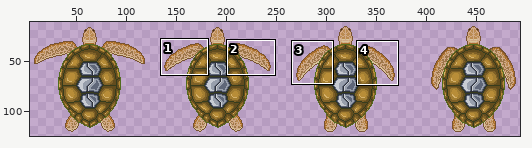
File history of a sprite sheet, Characters/Turtle/turtle-Sheet.png. Above, an overview of the earlier version with the close-up marked.
Close-up. First the earlier version:
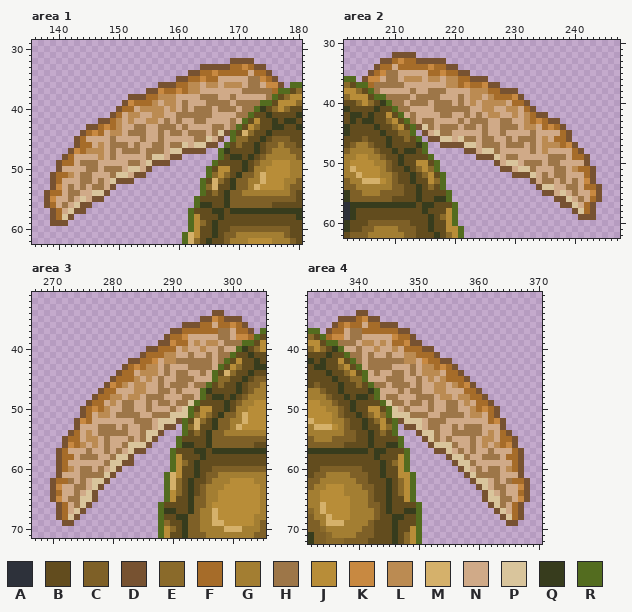
The file is 512x128 pixels. Colours within 5 levels of each other are drawn and written as one. Shown: area 1: x 136..180, y 29..62; area 2: x 202..247, y 30..62; area 3: x 267..305, y 31..71; area 4: x 332..370, y 31..72. The wide view leaves out empty margins. The commit also changed other parts of the picture, which this record leaves out.
Palette (. is transparent): A #2d313a  B #624c1e  C #7e6027  D #775231  E #8a6a2a  F #a66c29  G #a37e32  H #9d7648  J #b88d38  K #c88941  L #bb8b52  M #d5b16b  N #d0aa88  P #d9c59c  Q #373c1d  R #536c1f
Once edited:
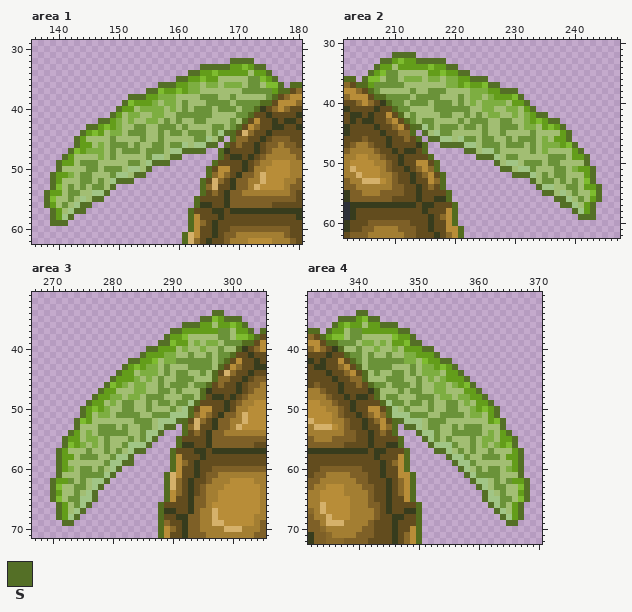
Colours new in this view: S #546f26
From old to new:
colour F: #a66c29 -> #639d1a
colour H: #9d7648 -> #6a9239
colour K: #c88941 -> #7ebc2f
colour L: #bb8b52 -> #7dae41
colour N: #d0aa88 -> #a2be73
colour P: #d9c59c -> #a1c586
Changed rows in their new state; - is a pixel that keeps its letter.
Area 1:
first column x 138:
32 -------------------------------SSSS-----
33 --------------------------SSSSS----SS---
34 ------------------------SS-----------S--
35 ----------------------SS--------------S-
36 -------------------SSS-----------------S
37 -----------------SS---------------------
38 --------------SSS-----------------------
39 -------------S--------------------------
40 ------------S---------------------------
41 -----------S----------------------------
42 ---------SS-----------------------------
43 -------SS-------------------------------
44 ------S-----------------------S---------
45 -----S-----------------------S----------
46 -----S---------------------SS-----------
47 ----S------------------SSSS-------------
48 ---S-----------------SS-----------------
49 --S---------------SSS-------------------
50 --S--------------S----------------------
51 -S-------------SS-----------------------
52 -S----------SSS-------------------------
53 -S---------S----------------------------
54 S---------S-----------------------------
55 S-------SS------------------------------
56 S-----SS--------------------------------
57 -S---SS---------------------------------
58 -S--S-----------------------------------
59 -SSS------------------------------------
Area 2:
first column x 205:
32 -----SSSS-------------------------------
33 ---SS----SSSSS--------------------------
34 --S-----------SS------------------------
35 -S--------------SS----------------------
36 S-----------------SSS-------------------
37 ---------------------SS-----------------
38 -----------------------SSS--------------
39 --------------------------S-------------
40 ---------------------------S------------
41 ----------------------------S-----------
42 -----------------------------SS---------
43 -------------------------------SS-------
44 ---------S-----------------------S------
45 ----------S-----------------------S-----
46 -----------SS---------------------S-----
47 -------------SSSS------------------S----
48 -----------------SS-----------------S---
49 -------------------SSS---------------S--
50 ----------------------S--------------S--
51 -----------------------SS-------------S-
52 -------------------------SSS----------S-
53 ----------------------------S---------S-
54 -----------------------------S---------S
55 ------------------------------SS-------S
56 --------------------------------SS-----S
57 ---------------------------------SS---S-
58 -----------------------------------S--S-
59 ------------------------------------SSS-
Area 3:
first column x 270:
34 ---------------------------SS-----
35 -------------------------SS--SSS--
36 ----------------------SSS-------S-
37 --------------------SS-----------S
38 -------------------S--------------
39 ------------------SS--------------
40 ----------------SS----------------
41 ---------------S------------------
42 -------------SS-------------------
43 ------------S---------------------
44 -----------S----------------------
45 ----------S-----------------------
46 ---------S------------------------
47 --------S-------------------------
48 -------S--------------------------
49 ------S---------------------------
50 -----S----------------------------
51 -----S----------------------------
52 ----S----------------S------------
53 ----S--------------SS-------------
54 ---S--------------S---------------
55 --S--------------S----------------
56 --S-------------S-----------------
57 -S------------SS------------------
58 -S-----------S--------------------
59 -S----------SS--------------------
60 -S---------S----------------------
61 -S--------S-----------------------
62 S--------S------------------------
63 S-------S-------------------------
64 S------S--------------------------
65 S------S--------------------------
66 -S----S---------------------------
67 -S---S----------------------------
68 -S--S-----------------------------
69 --SS------------------------------
Area 4:
first column x 335:
34 -----SS---------------------------
35 --SSS--SS-------------------------
36 -S-------SSS----------------------
37 S-----------SS--------------------
38 --------------S-------------------
39 --------------SS------------------
40 ----------------SS----------------
41 ------------------S---------------
42 -------------------SS-------------
43 ---------------------S------------
44 ----------------------S-----------
45 -----------------------S----------
46 ------------------------S---------
47 -------------------------S--------
48 --------------------------S-------
49 ---------------------------S------
50 ----------------------------S-----
51 ----------------------------S-----
52 ------------S----------------S----
53 -------------SS--------------S----
54 ---------------S--------------S---
55 ----------------S--------------S--
56 -----------------S-------------S--
57 ------------------SS------------S-
58 --------------------S-----------S-
59 ---------------------S----------S-
60 ----------------------S---------S-
61 -----------------------S--------S-
62 ------------------------S--------S
63 -------------------------S-------S
64 --------------------------S------S
65 --------------------------S------S
66 ---------------------------S----S-
67 ----------------------------S---S-
68 -----------------------------S--S-
69 ------------------------------SS--
Where, in picture pixels (left, top, right, bottom), the same in both close-ups:
changed: (44, 58, 284, 226)
changed: (362, 52, 602, 220)
changed: (50, 310, 254, 526)
changed: (326, 310, 530, 526)
